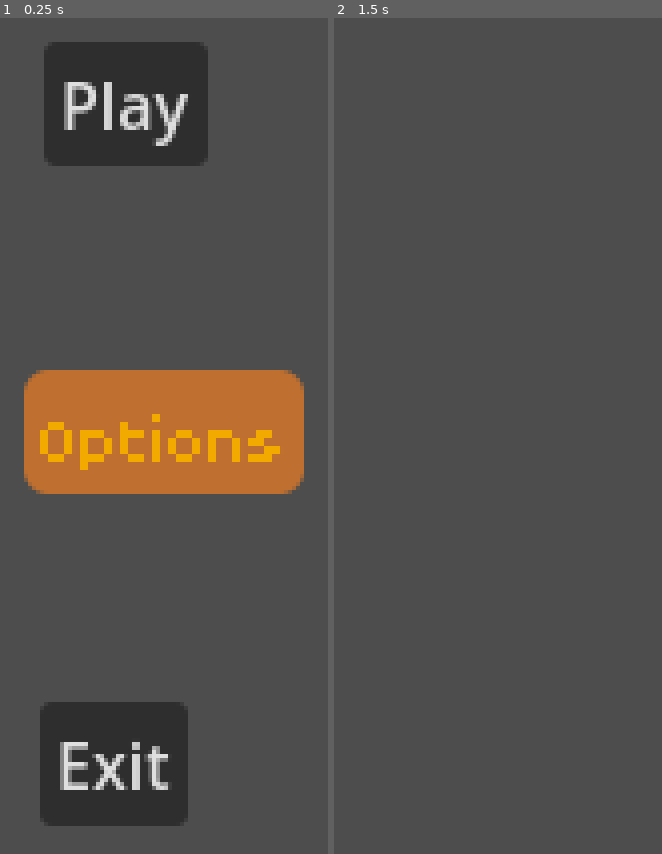
Above: before the commit, frames 1-2 (left to right).
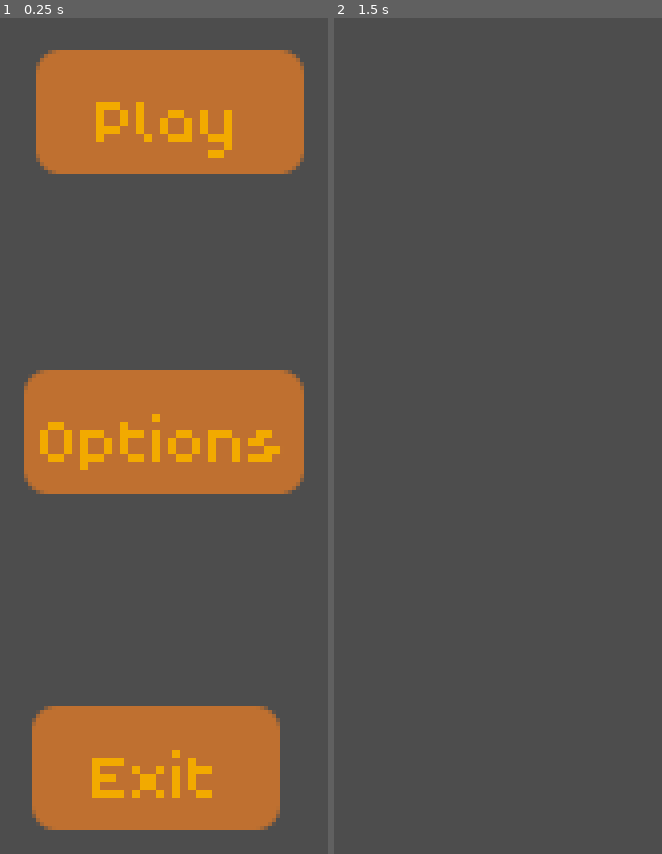
Above: after the commit, the same moments.

Repository: kimradion011107-lgtm/Oranges
Game: Godot game, scene res://data/scenes/ui/mainmenu.tscn
Same seed, same stepped clock (60 frames per second), same inputs: the game is played once before the commit and once after it.
Inputs:
- Up to frame 1 (0.25 s): no input
- Up to frame 2 (1.5 s): click "Play" at 0.5 s; tap Enter at 1.25 s

The runs differ from the first frame. In frame 1, 24% of the frame differs, in the area x 9-93%, y 2-98%; in frame 2, nothing differs.

Commit message:
UItheme4

Diff:
--- a/data/scenes/ui/mainmenu.tscn
+++ b/data/scenes/ui/mainmenu.tscn
@@ -11,13 +11,14 @@
 anchors_preset = 0
 offset_right = 40.0
 offset_bottom = 40.0
+theme = ExtResource("2_f6rlo")
 
 [node name="Play" type="Button" parent="Control"]
 layout_mode = 0
-offset_left = 270.0
-offset_top = 52.0
-offset_right = 311.0
-offset_bottom = 83.0
+offset_left = 268.0
+offset_top = 54.0
+offset_right = 335.0
+offset_bottom = 85.0
 text = "Play
 "
 
@@ -33,10 +34,10 @@
 
 [node name="Exit" type="Button" parent="Control"]
 layout_mode = 0
-offset_left = 269.0
-offset_top = 217.0
-offset_right = 306.0
-offset_bottom = 248.0
+offset_left = 267.0
+offset_top = 218.0
+offset_right = 329.0
+offset_bottom = 249.0
 text = "Exit
 "
 
